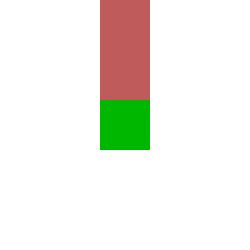
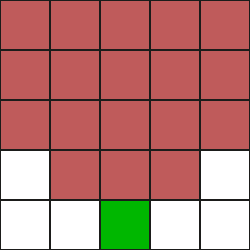
Layers edited between the first and the second 250x250 image:
added layer "GridLines" above "Pikeman" over [0, 0, 250, 250]
added layer "Javelin Thrower" above "Archer" over [0, 0, 250, 250]
painted on "Archer" over [100, 0, 150, 250]
